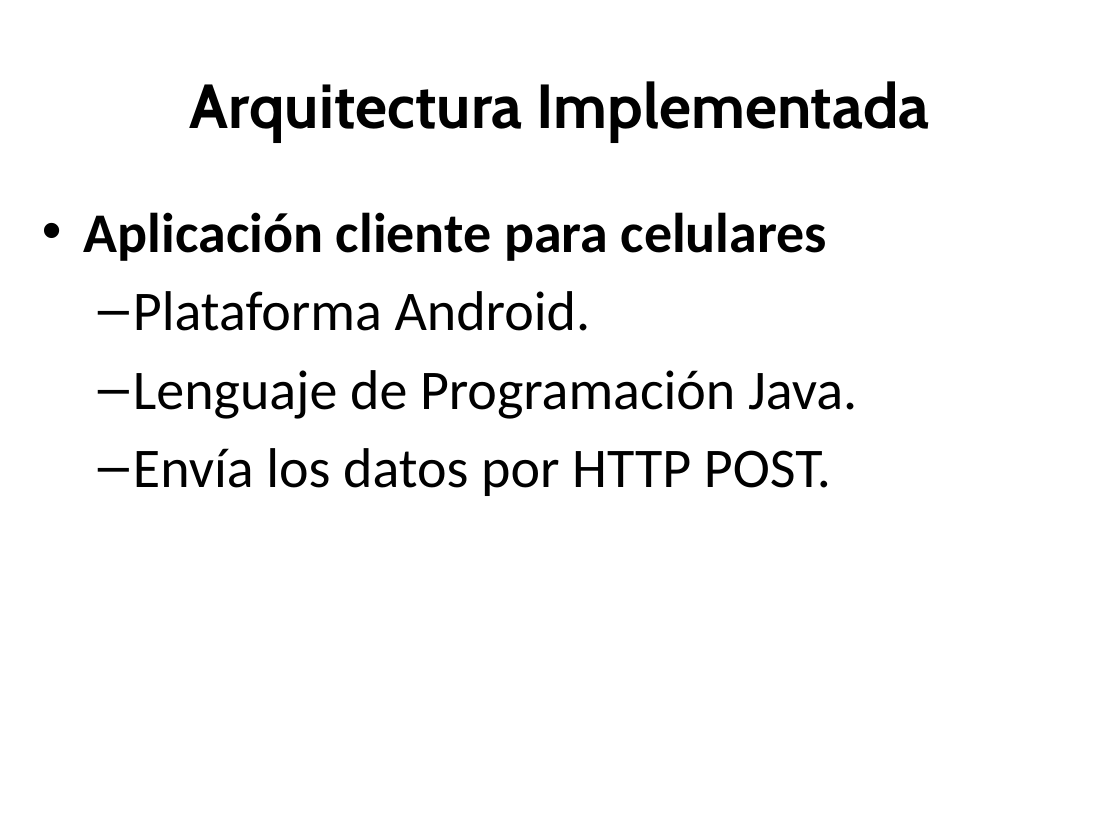
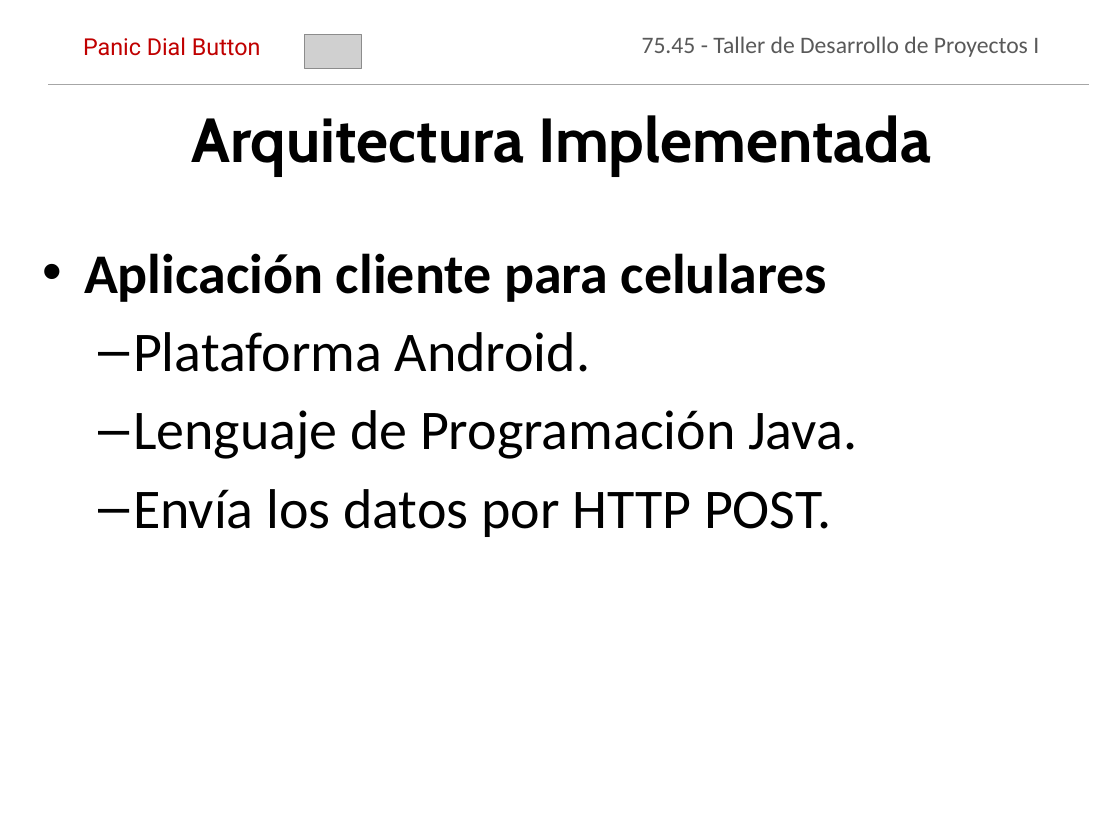
Before and after one commit to jmonetti/2012-1er-taller-de-desarrollo-de-proyectos-i, a slide deck: slide 23 of docs/Presentacion final/PresentacionFinal_V9.pptx. Drawn at 1120x840 pixels with LibreOffice and Linux fonts; fonts in the diff are those of the drawing; grey boxes stand for pictures; background and template pictures are left out. Boxes give left, top, right and bottom in pixels: in the first picture for what was removed or moved away, otherwise in the second. Text is boxed around its words. In the diff, an @@ line names an element or a change of style, - is before the commit and + after.

```diff
--- a/docs/Presentacion final/PresentacionFinal_V9.pptx
+++ b/docs/Presentacion final/PresentacionFinal_V9.pptx
@@ text added at bbox=[83, 37, 261, 56], 15 pt, text #C00000 @@
+Panic Dial Button
@@ picture added at bbox=[305, 35, 362, 68] @@
@@ text added at bbox=[642, 36, 1039, 57], 15.2 pt, text #595959 @@
+75.45 - Taller de Desarrollo de Proyectos I
@@ line added from (48, 85) to (1090, 85), #A6A6A6 0.75 pt @@
@@ title "Arquitectura Implementada": place and size @@
-title "Arquitectura Implementada" at bbox=[190, 81, 930, 142]
+title "Arquitectura Implementada" at bbox=[191, 115, 931, 176]
@@ text "Aplicación cliente para celulares": place and size @@
-text "Aplicación cliente para celulares" at bbox=[84, 212, 857, 496]
+text "Aplicación cliente para celulares" at bbox=[84, 253, 857, 537]
```
Also in this commit, not shown: 17 other slides changed.
